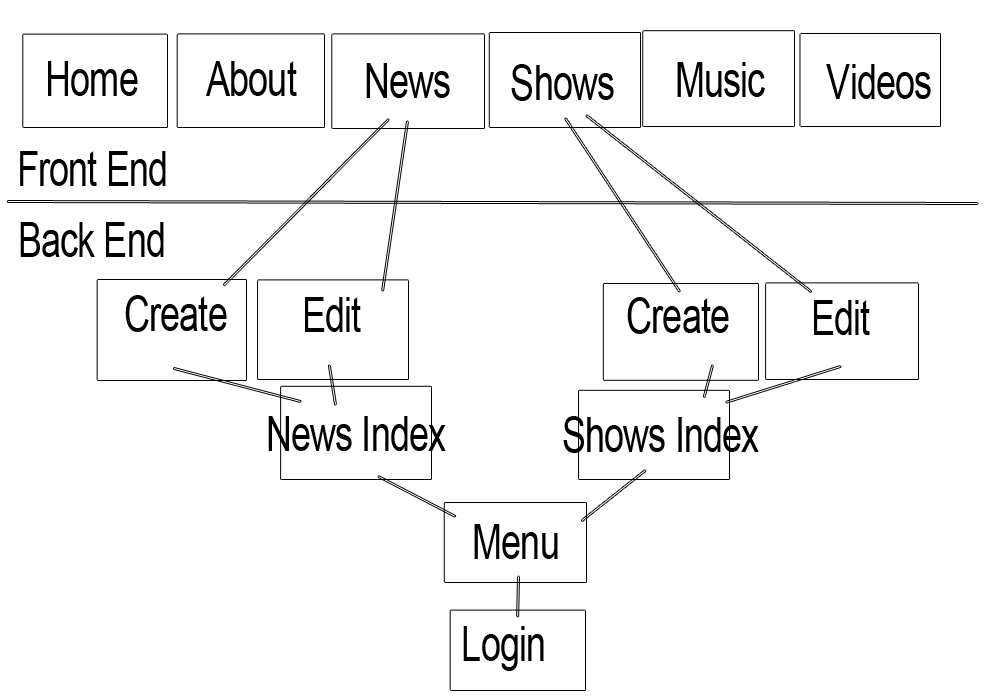
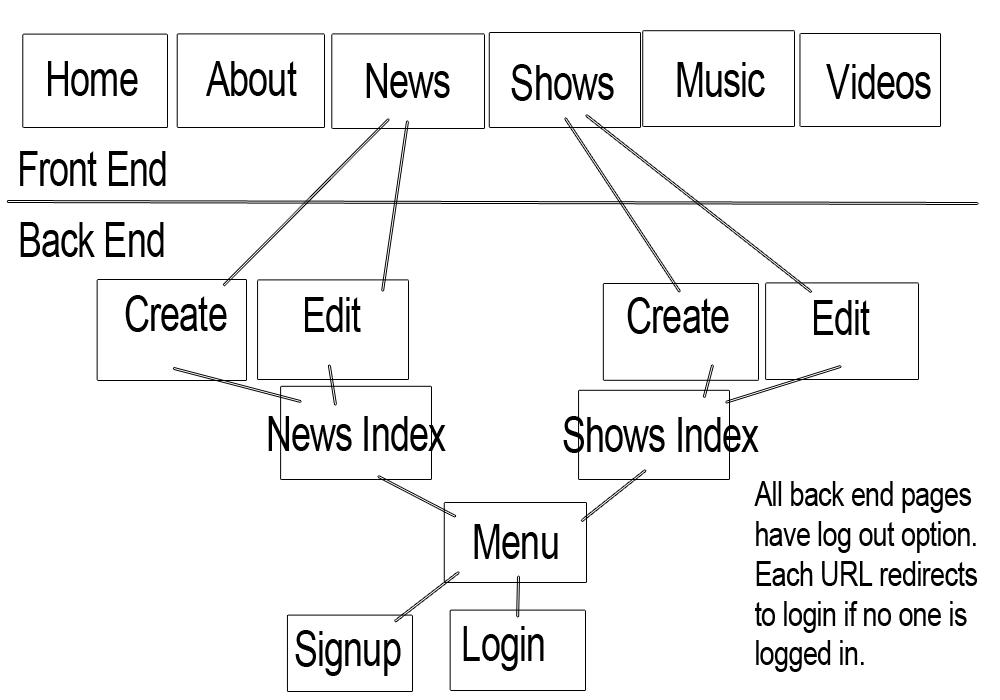
Two versions of the same layered image (1000 x 700). Layer-by-layer changes:
added layer "Signup" above "All back end pages have log out option. Each URL redirects to l" over [295, 630, 401, 676]
added layer "All back end pages have log out option. Each URL redirects to l" above "Shape 28" over [754, 481, 978, 672]
added layer "Shape 28" above "Shape 27" over [395, 572, 459, 622]
added layer "Shape 27" above "Front End" over [287, 615, 412, 691]
